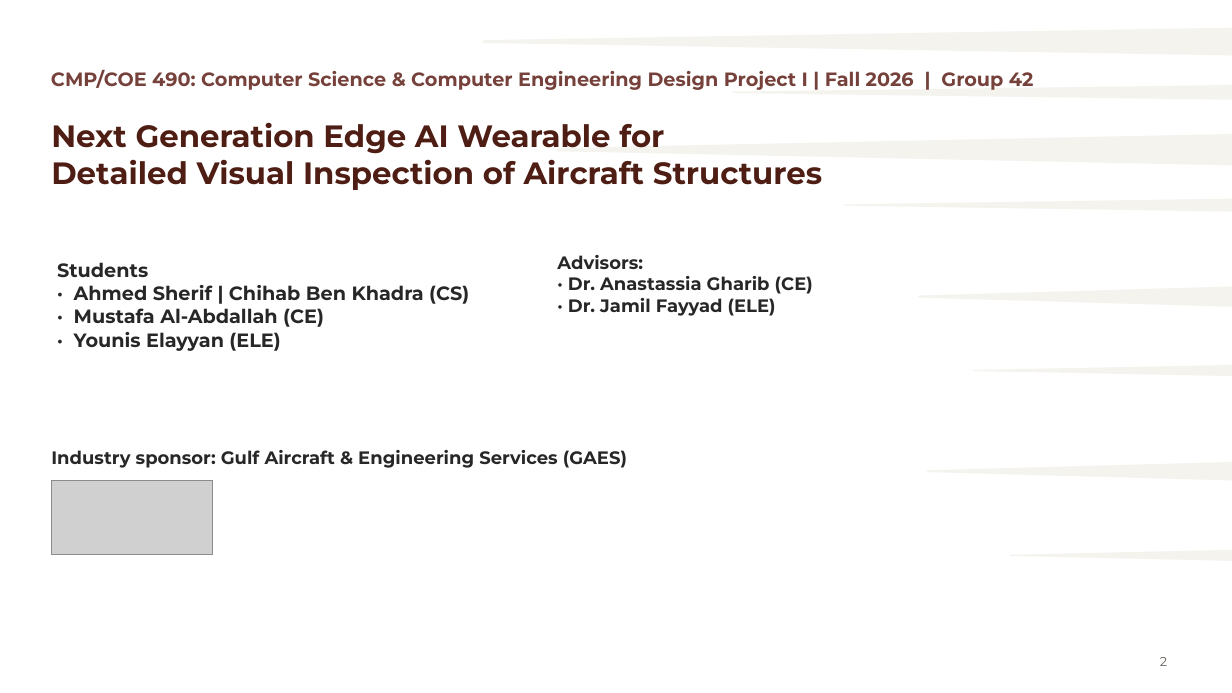
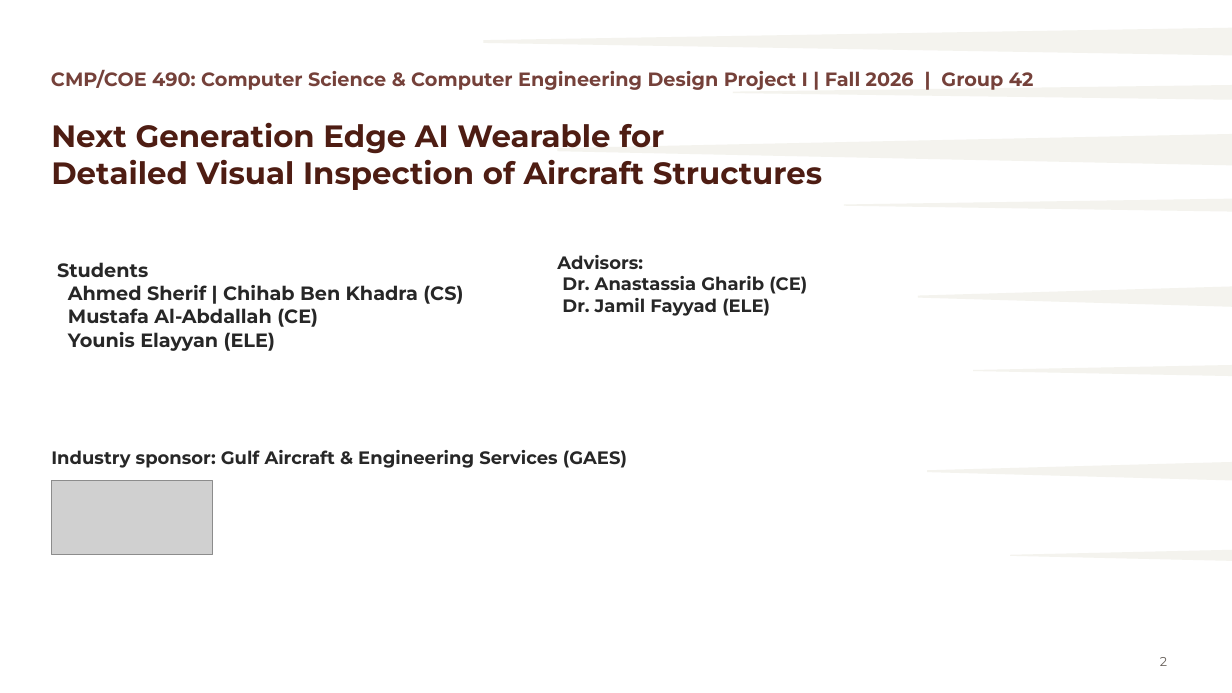
Before and after one commit to MASAR-AUS/SAQR, a slide deck: slide 2 of SAQR CMP490 Presentation.pptx. Drawn at 1232x693 pixels with LibreOffice and Linux fonts; fonts in the diff are those of the drawing; grey boxes stand for pictures. Boxes give left, top, right and bottom in pixels: in the first picture for what was removed or moved away, otherwise in the second. Text is boxed around its words. In the diff, an @@ line names an element or a change of style, - is before the commit and + after.

```diff
--- a/SAQR CMP490 Presentation.pptx
+++ b/SAQR CMP490 Presentation.pptx
@@ text at (x1=68, y1=285, x2=463, y2=351): text changed @@
-· Ahmed Sherif | Chihab Ben Khadra (CS)
-· Mustafa Al-Abdallah (CE)
-· Younis Elayyan (ELE)
+Ahmed Sherif | Chihab Ben Khadra (CS)
+Mustafa Al-Abdallah (CE)
+Younis Elayyan (ELE)
@@ text at (x1=562, y1=276, x2=807, y2=316): text changed @@
-· Dr. Anastassia Gharib (CE)
-· Dr. Jamil Fayyad (ELE)
+Dr. Anastassia Gharib (CE)
+Dr. Jamil Fayyad (ELE)
```
Also in this commit, not shown: 36 other slides changed, 4 slides added, 4 other files.
